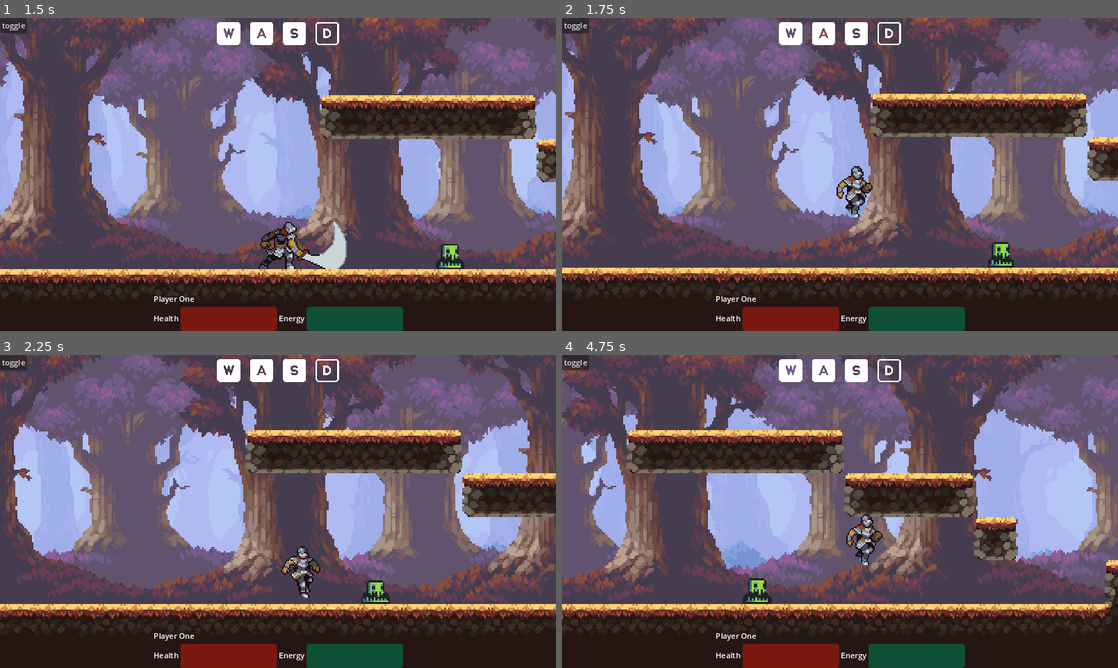
Above: before the commit, frames 1-4 (two rows, left to right).
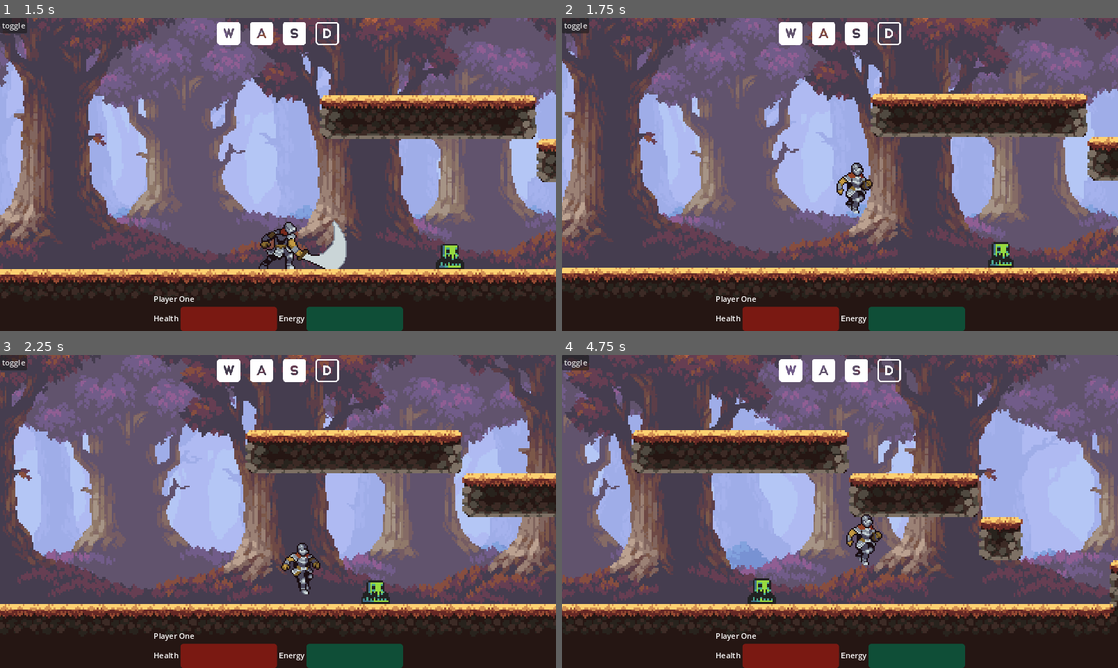
Above: after the commit, the same moments.

Repository: Unequipped/Untitled-Platformer
Game: Godot game, scene res://Scenes/Game/game.tscn
Same seed, same stepped clock (60 frames per second), same inputs: the game is played once before the commit and once after it.
Inputs:
- Up to frame 1 (1.5 s): click "START GAME" at 0.5 s; hold D (right) from 1.28 s (still down); hold G (attack) from 1.28 s (still down)
- Up to frame 2 (1.75 s): keep holding D (right); keep holding G (attack); tap W (up) at 1.52 s
- Up to frame 3 (2.25 s): keep holding D (right); release G (attack) at 2.03 s; tap H (roll) at 2.1 s
- Up to frame 4 (4.75 s): tap W (up) at 2.27, 3.77, 4.52 s; release D (right) at 2.78 s; hold A (left) 2.78-3.53 s; hold G (attack) 2.78-3.53 s; hold D (right) from 3.53 s (still down); tap H (roll) at 3.6 s; hold G (attack) from 4.28 s (still down)

Frame 1 is identical in both runs. In frame 2, 0.5% of the frame differs, in the area x 49-56%, y 46-64%; in frame 3, 0.5%; in frame 4, 23%, in the area x 0-100%, y 0-85%.

Commit message:
max jump reaches 2 blocks

Diff:
--- a/Scenes/Entities/States/jump.gd
+++ b/Scenes/Entities/States/jump.gd
@@ -25,7 +25,7 @@
 	if actor.is_on_floor() and not actor.velocity.y < 0:
 		Transitioned.emit(self, "idle")
 
-	if actor.velocity.y > -45:
+	if actor.velocity.y >= -45:
 		Transitioned.emit(self, "fall")
 
 	elif inputManager.jump_inp_released() and jump_duration >= min_jump_duration:
--- a/Scenes/Entities/player/player.tscn
+++ b/Scenes/Entities/player/player.tscn
@@ -613,7 +613,7 @@
 [node name="jump" type="Node" parent="state_machine" node_paths=PackedStringArray("actor")]
 script = ExtResource("15_2ioh0")
 actor = NodePath("../..")
-jump_force = 175
+jump_force = 185
 
 [node name="attack" type="Node" parent="state_machine" node_paths=PackedStringArray("actor")]
 script = ExtResource("16_rblma")
